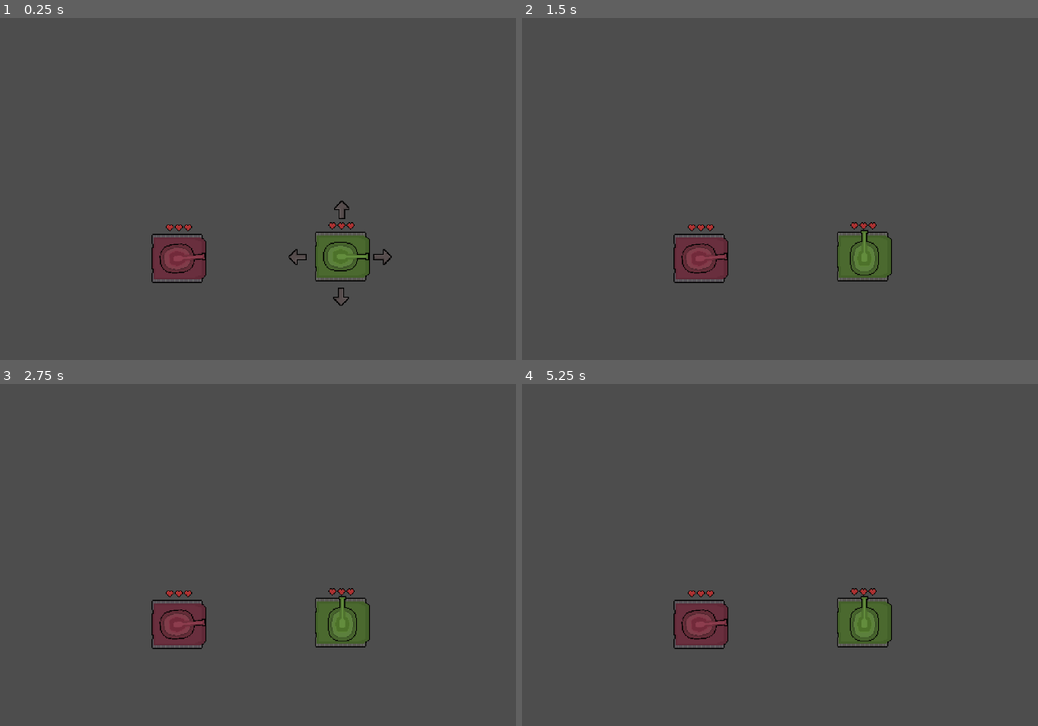
Above: before the commit, frames 1-4 (two rows, left to right).
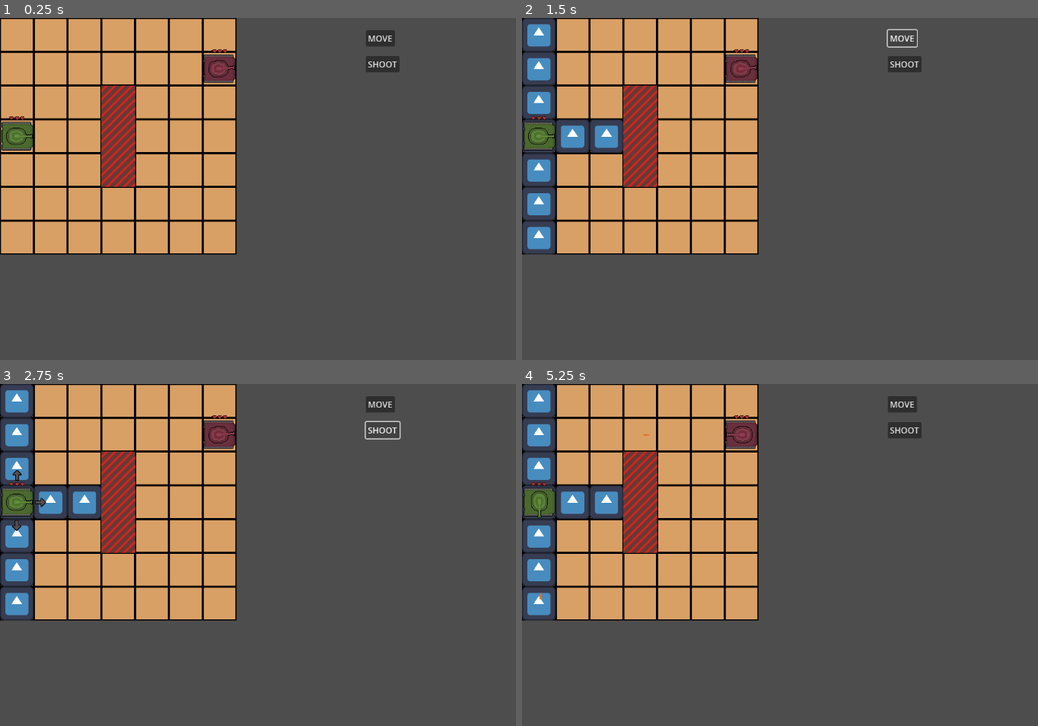
Above: after the commit, the same moments.

Repository: s3716853/tank-game
Game: Godot game, scene res://Scenes/main.tscn
Two runs of this game, one before a commit and one after it. Both use one fixed random seed, a clock stepped at 60 frames per second and the inputs below. Before the commit the project starts from res://Scenes/Health.tscn. The engine's default icon, where the game draws it, is replaced by a stand-in: a white triangle on a blue panel in a dark square.
Inputs (mouse positions are in pixels of both pictures, inside the frame that each line leads up to):
- Up to frame 1 (0.25 s): no input
- Up to frame 2 (1.5 s): click (862, 209) at 0.52 s; click (903, 38) at 1.25 s, where only the run after the commit has a clickable "MOVE"
- Up to frame 3 (2.75 s): click (381, 431) at 2 s, where only the run after the commit has a clickable "SHOOT"
- Up to frame 4 (5.25 s): click (563, 503) at 2.77 s; click (903, 404) at 3.5 s, where only the run after the commit has a clickable "MOVE"; click (903, 431) at 4.25 s, where only the run after the commit has a clickable "SHOOT"; click (537, 524) at 5.02 s

The runs differ from the first frame. In frame 1, 35% of the frame differs, in the area x 0-78%, y 0-85%; in frame 2, 32%; in frame 3, 32%; in frame 4, 32%.

Commit message:
Win/Lose Conditions

Diff:
--- a/Prefabs/player.tscn
+++ b/Prefabs/player.tscn
@@ -55,6 +55,7 @@
 texture = ExtResource("5_4v6pv")
 
 [node name="Arrows" type="Node2D" parent="."]
+visible = false
 script = ExtResource("6_rh87x")
 
 [node name="UP" type="Button" parent="Arrows"]
--- a/Scenes/Health.tscn
+++ /dev/null
@@ -1,14 +0,0 @@
-[gd_scene load_steps=3 format=3 uid="uid://dkcq3id4fjgbk"]
-
-[ext_resource type="PackedScene" uid="uid://doxpjwtdt4abe" path="res://Prefabs/player.tscn" id="1_tosbj"]
-[ext_resource type="PackedScene" uid="uid://bstiq4wdcauyl" path="res://Prefabs/enemy.tscn" id="2_1qio7"]
-
-[node name="Scene" type="Node2D"]
-
-[node name="Player" parent="." instance=ExtResource("1_tosbj")]
-
-[node name="Enemy" parent="." instance=ExtResource("2_1qio7")]
-
-[node name="Camera2D" type="Camera2D" parent="."]
-rotation = -0.0140881
-zoom = Vector2(1.73, 1.73)
--- a/Scripts/EnemyHandler.gd
+++ b/Scripts/EnemyHandler.gd
@@ -14,3 +14,8 @@
 	for child in get_children():
 		child.actions_remaining = child.max_actions
 		child.action_choice()
+
+func _process(delta: float) -> void:
+	#If there are no enemy tanks remaining then the player wins
+	if(get_child_count() == 0):
+		print("YOU WIN!")
--- a/Scripts/health.gd
+++ b/Scripts/health.gd
@@ -14,4 +14,5 @@
 		i += 1
 	#Check if they are dead
 	if(health <= 0):
+		print("YOU LOSE")
 		get_parent().queue_free()
--- a/project.godot
+++ b/project.godot
@@ -11,7 +11,7 @@
 [application]
 
 config/name="tank-game"
-run/main_scene="res://Scenes/Health.tscn"
+run/main_scene="res://Scenes/main.tscn"
 config/features=PackedStringArray("4.3", "Mobile")
 config/icon="res://icon.svg"
 
